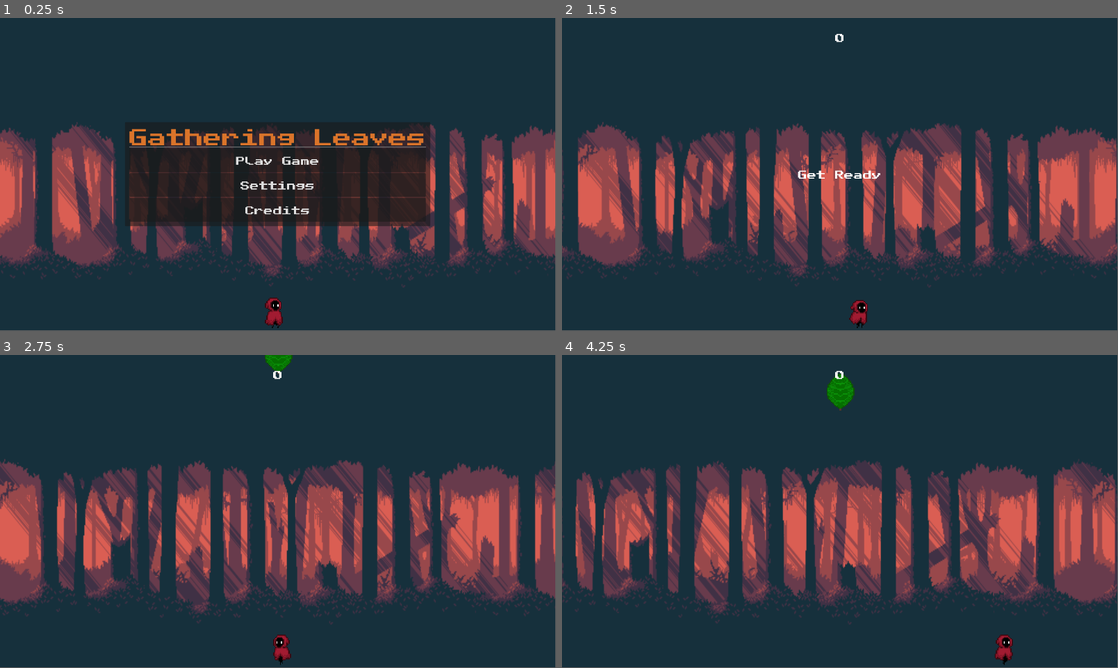
Above: before the commit, frames 1-4 (two rows, left to right).
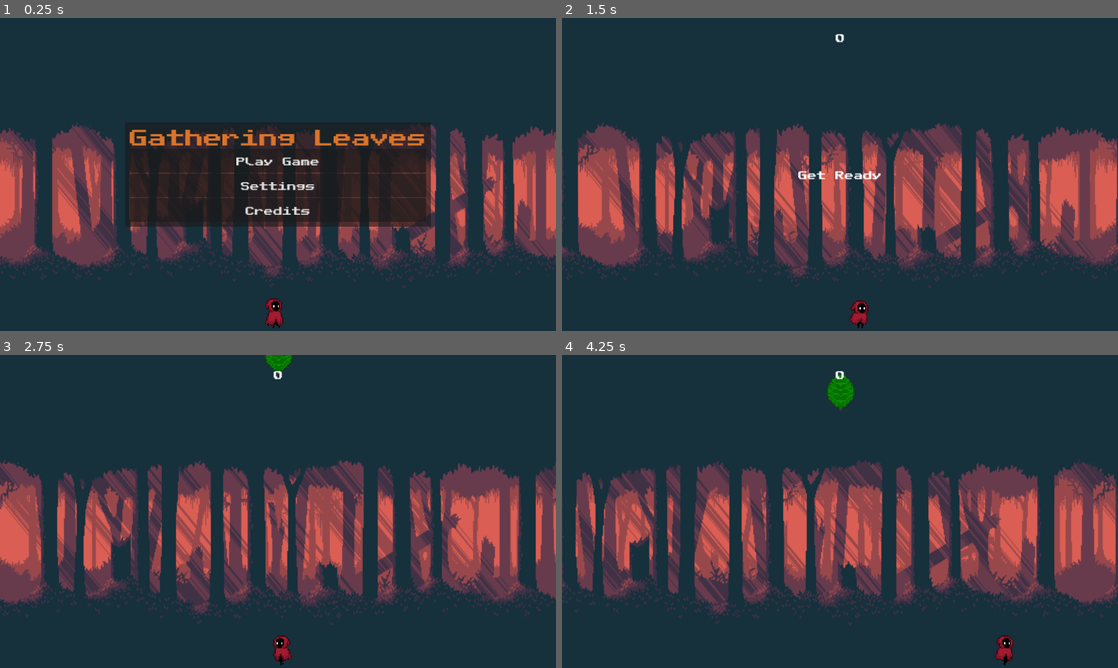
Above: after the commit, the same moments.

Repository: Christer-Bjoerk/Gathering_Leaves_GDScript
Game: Godot game, scene res://Scenes/main.tscn
Two runs of this game, one before a commit and one after it. Both use one fixed random seed, a clock stepped at 60 frames per second and the inputs below.
Inputs:
- Up to frame 1 (0.25 s): no input
- Up to frame 2 (1.5 s): click "Play Game" at 0.5 s; hold D (move_right) from 1.28 s (still down)
- Up to frame 3 (2.75 s): release D (move_right) at 2.03 s; hold A (move_left) from 2.03 s (still down)
- Up to frame 4 (4.25 s): release A (move_left) at 2.78 s; hold D (move_right) from 2.78 s (still down)
In our replay, the window is 799x449 before the commit and 800x450 after it. These sizes can differ from the game's own. Grey fills any space a smaller window leaves; there, only what the larger window draws over its background counts as a difference.

The runs differ from the first frame. In frame 1, 3.0% of the frame differs, in the area x 0-100%, y 34-100%; in frame 2, 2.8%; in frame 3, 2.8%; in frame 4, 2.7%.

Commit message:
Fixed player health
After the 1st playthrough, the player wouldn't die so I reset the health when you press new game

Diff:
--- a/Scenes/hud.tscn
+++ b/Scenes/hud.tscn
@@ -278,7 +278,6 @@
 size_flags_vertical = 1
 min_value = -50.0
 max_value = 0.0
-value = -10.0
 
 [node name="ReturnButtonSettings" type="Button" parent="SettingsMenu"]
 layout_mode = 1
--- a/Scripts/HUD.gd
+++ b/Scripts/HUD.gd
@@ -61,6 +61,5 @@
 	$StartMenu.hide()
 	$SettingsMenu.show()
 
-
 func _on_sfx_volume_slider_value_changed(value):
 	GlobalSettings.update_sfx_volume(value)
--- a/Scripts/main.gd
+++ b/Scripts/main.gd
@@ -8,6 +8,7 @@
 	$HUD.in_game_hud(true)
 	$HUD.show_message("Get Ready")
 	$ObstacleTimer.start()
+	$Player.player_health = 3
 
 func _on_obstacle_timer_timeout():
 
@@ -45,8 +46,9 @@
 
 	# Delete the remaining obstacles
 	# to prevent Game Over message from displaying more than once
-	get_tree().call_group("garbage", "queue_free")
+	#get_tree().call_group("garbage", "queue_free")
 
+	destroy_objects("garbage", "queue_free")
 
 func _on_pause_menu_main_menu():
 	$ObstacleTimer.stop()
@@ -56,4 +58,9 @@
 
 	# Delete the remaining obstacles
 	# to prevent Game Over message from displaying more than once
-	get_tree().call_group("garbage", "queue_free")
+	#get_tree().call_group("garbage", "queue_free")
+
+	destroy_objects("garbage", "queue_free")
+
+func destroy_objects(group:String,function:String):
+	get_tree().call_group(group,function)
--- a/project.godot
+++ b/project.godot
@@ -25,6 +25,7 @@
 
 window/size/viewport_width=1920
 window/size/viewport_height=1080
+window/stretch/mode="canvas_items"
 
 [input]
 
